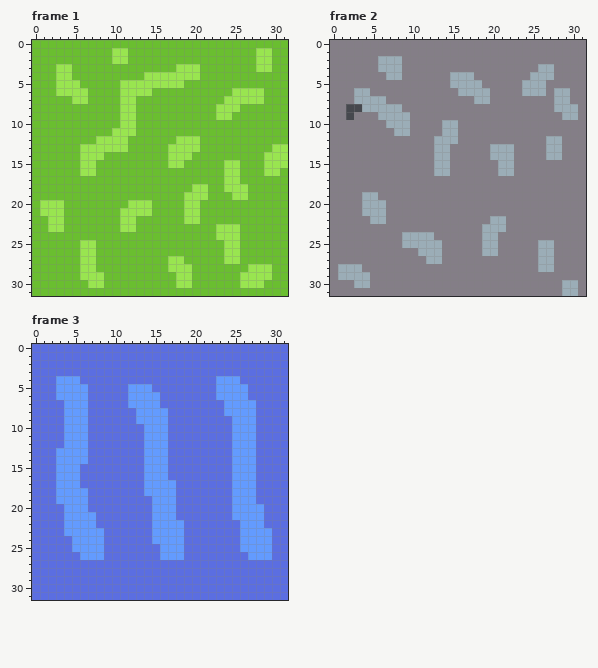
Pixel-art file, stored at assets/textures/tiles.ase. This is how it looked before the edit.
32x32 pixels, 3 frames. Shown: frame 1, frame 2, frame 3.
After:
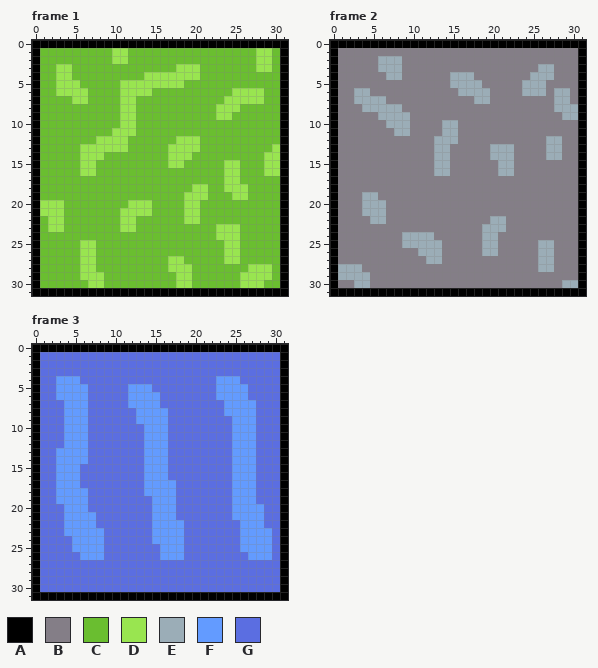
Palette (. is transparent): A #000000  B #847e87  C #6abe30  D #99e550  E #9badb7  F #639bff  G #5b6ee1
What changed:
Changed rows in their new state; - is an unchanged pixel.
Frame 1:
first column x 0:
 0 AAAAAAAAAAAAAAAAAAAAAAAAAAAAAAAA
 1 A------------------------------A
 2 A------------------------------A
 3 A------------------------------A
 4 A------------------------------A
 5 A------------------------------A
 6 A------------------------------A
 7 A------------------------------A
 8 A------------------------------A
 9 A------------------------------A
10 A------------------------------A
11 A------------------------------A
12 A------------------------------A
13 A------------------------------A
14 A------------------------------A
15 A------------------------------A
16 A------------------------------A
17 A------------------------------A
18 A------------------------------A
19 A------------------------------A
20 A------------------------------A
21 A------------------------------A
22 A------------------------------A
23 A------------------------------A
24 A------------------------------A
25 A------------------------------A
26 A------------------------------A
27 A------------------------------A
28 A------------------------------A
29 A------------------------------A
30 A------------------------------A
31 AAAAAAAAAAAAAAAAAAAAAAAAAAAAAAAA
Frame 2:
first column x 0:
 0 AAAAAAAAAAAAAAAAAAAAAAAAAAAAAAAA
 1 A------------------------------A
 2 A------------------------------A
 3 A------------------------------A
 4 A------------------------------A
 5 A------------------------------A
 6 A------------------------------A
 7 A------------------------------A
 8 A-BB---------------------------A
 9 A-B----------------------------A
10 A------------------------------A
11 A------------------------------A
12 A------------------------------A
13 A------------------------------A
14 A------------------------------A
15 A------------------------------A
16 A------------------------------A
17 A------------------------------A
18 A------------------------------A
19 A------------------------------A
20 A------------------------------A
21 A------------------------------A
22 A------------------------------A
23 A------------------------------A
24 A------------------------------A
25 A------------------------------A
26 A------------------------------A
27 A------------------------------A
28 A------------------------------A
29 A------------------------------A
30 A------------------------------A
31 AAAAAAAAAAAAAAAAAAAAAAAAAAAAAAAA
Frame 3: the same change as frame 1
